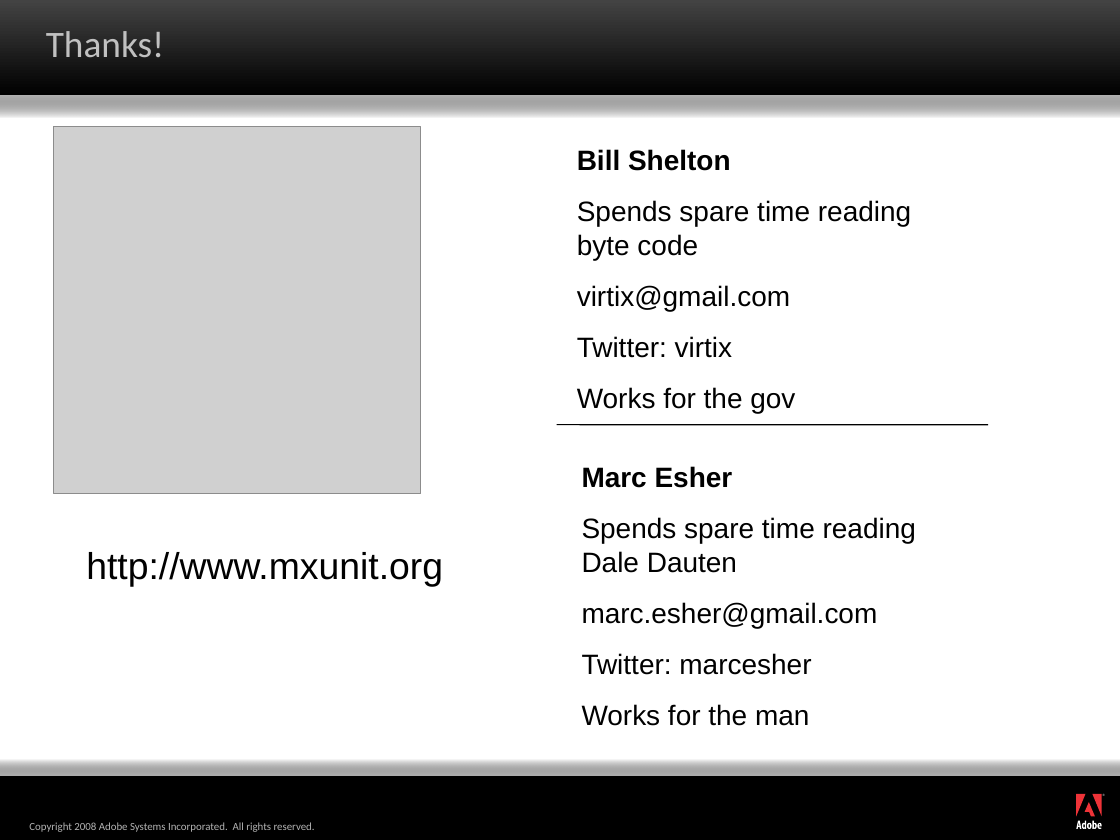
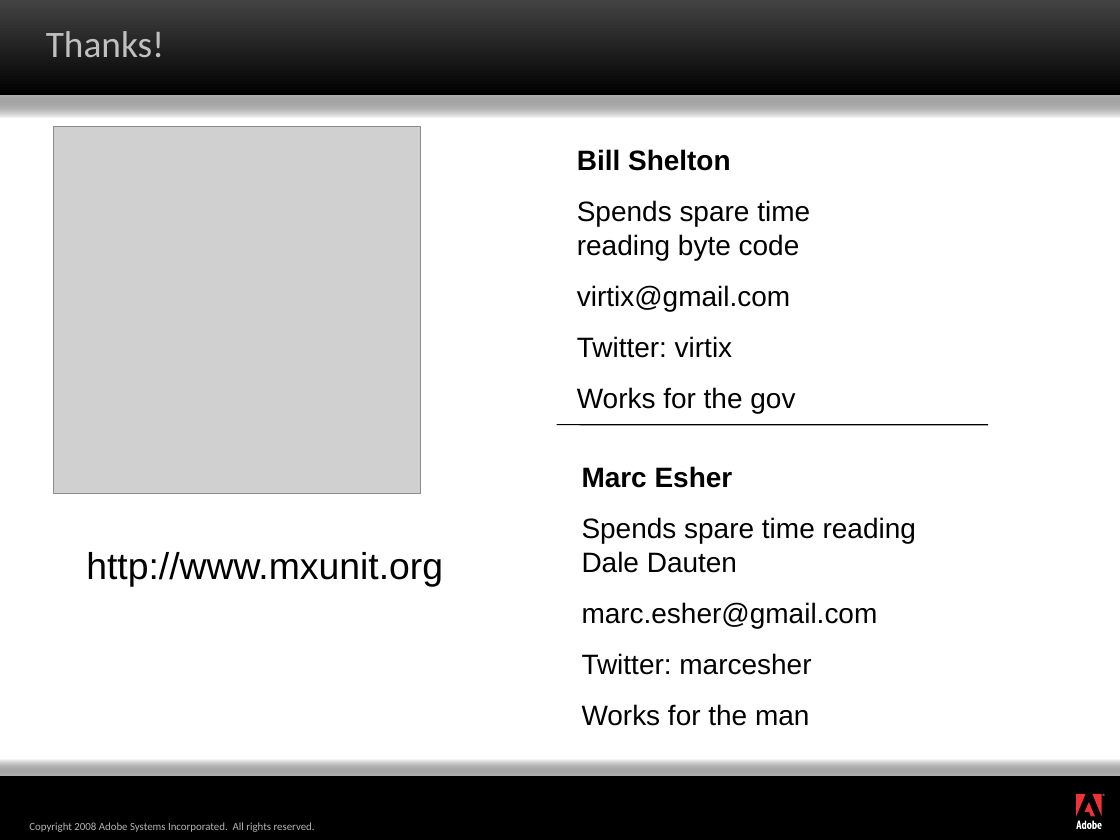
Before and after one commit to marcesher/mxunit-cfmeetups, a slide deck: slide 20 of max08/Marc_Esher_Bill_Shelton_AdvancedPatternsForColdfusionTestAutomation_draft1.ppt (slide 14 before the commit). Drawn at 1120x840 pixels with LibreOffice and Linux fonts; fonts in the diff are those of the drawing; grey boxes stand for pictures; background and template pictures are left out. Boxes give left, top, right and bottom in pixels: in the first picture for what was removed or moved away, otherwise in the second. Text is boxed around its words. In the diff, an @@ line names an element or a change of style, - is before the commit and + after.

```diff
--- a/max08/Marc_Esher_Bill_Shelton_AdvancedPatternsForColdfusionTestAutomation_draft1.ppt
+++ b/max08/Marc_Esher_Bill_Shelton_AdvancedPatternsForColdfusionTestAutomation_draft1.ppt
@@ text "Bill Shelton" rewrapped from [577,149,911,413] to [577,149,810,413] @@
```
Also in this commit, not shown: 9 other slides changed, 8 slides added, 2 slides removed.
